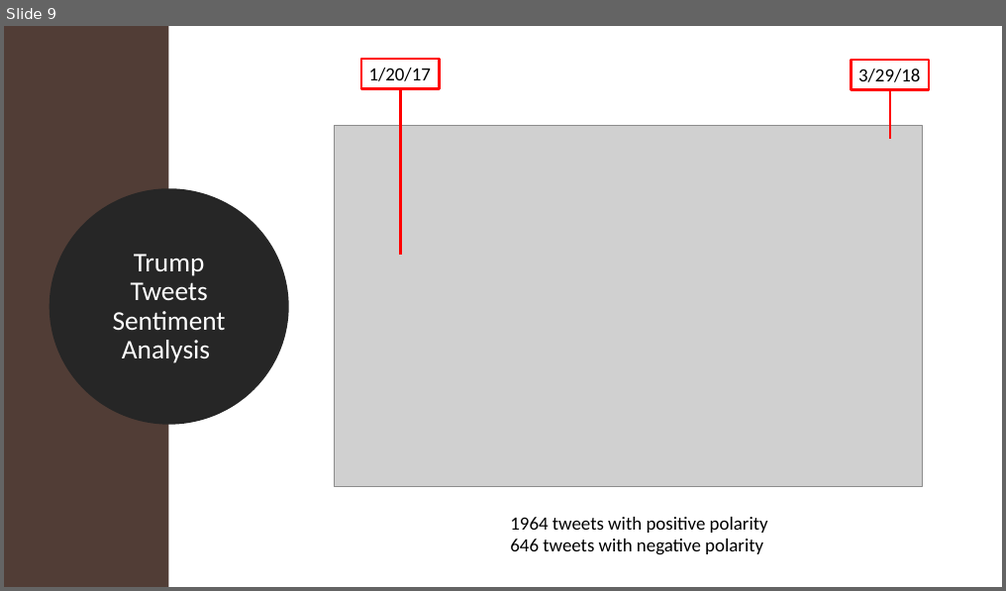
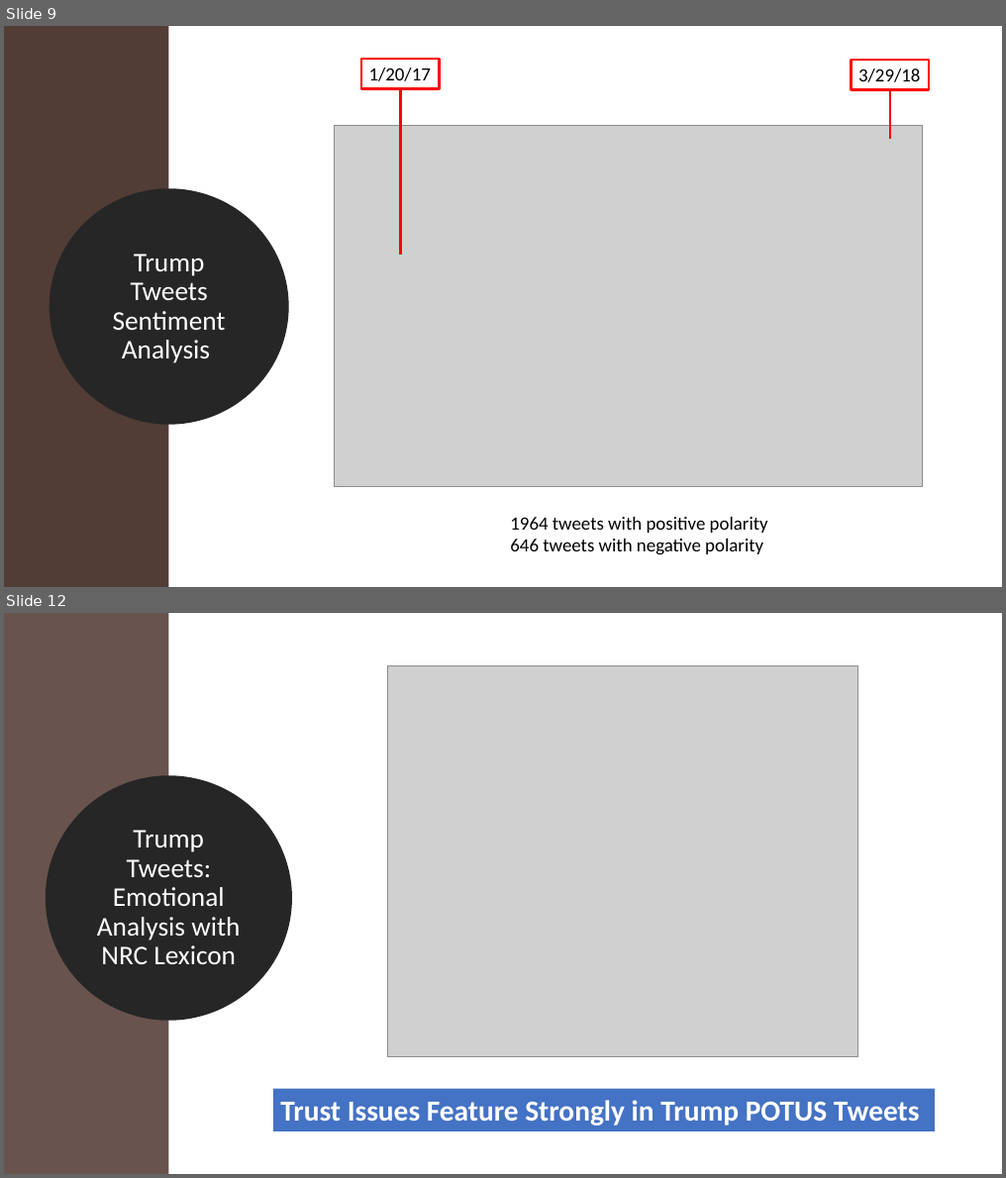
Before and after one commit to stagOak/text_data_eda_trump_potus_tweets, a slide deck: analysisFile.pptx. Shown one above the other, each under a label of ours: slide 9 before the commit, slides 9 and 12 after it; the slides between them are not shown. The pictures are 1006x591 and 1006x1178 pixels, drawn with LibreOffice and Linux fonts; fonts in the diff are those of the drawing; grey boxes stand for pictures. Boxes give left, top, right and bottom in pixels: in the first picture for what was removed or moved away, otherwise in the second. Text is boxed around its words. In the diff, an @@ line names an element or a change of style, - is before the commit and + after.

```diff
--- a/analysisFile.pptx
+++ b/analysisFile.pptx
@@ slide 12 added at (x1=4, y1=613, x2=1002, y2=1174), background #FFFFFF @@
@@ rectangle added at (x1=4, y1=613, x2=168, y2=1174), fill #69534E @@
@@ picture added at (x1=387, y1=666, x2=858, y2=1057) @@
@@ ellipse added at (x1=53, y1=783, x2=285, y2=1014), fill #262626, outline #262626 13.75 pt, 26 pt, text #FFFFFF @@
+Trump Tweets: Emotional Analysis with NRC Lexicon
@@ rectangle added at (x1=273, y1=1089, x2=936, y2=1132), fill #4472C4, 28 pt, text #FFFFFF, bold @@
+Trust Issues Feature Strongly in Trump POTUS Tweets
```
Also in this commit, not shown: 3 slides changed, 1 other slide added, 4 slides removed, 2 other files.
